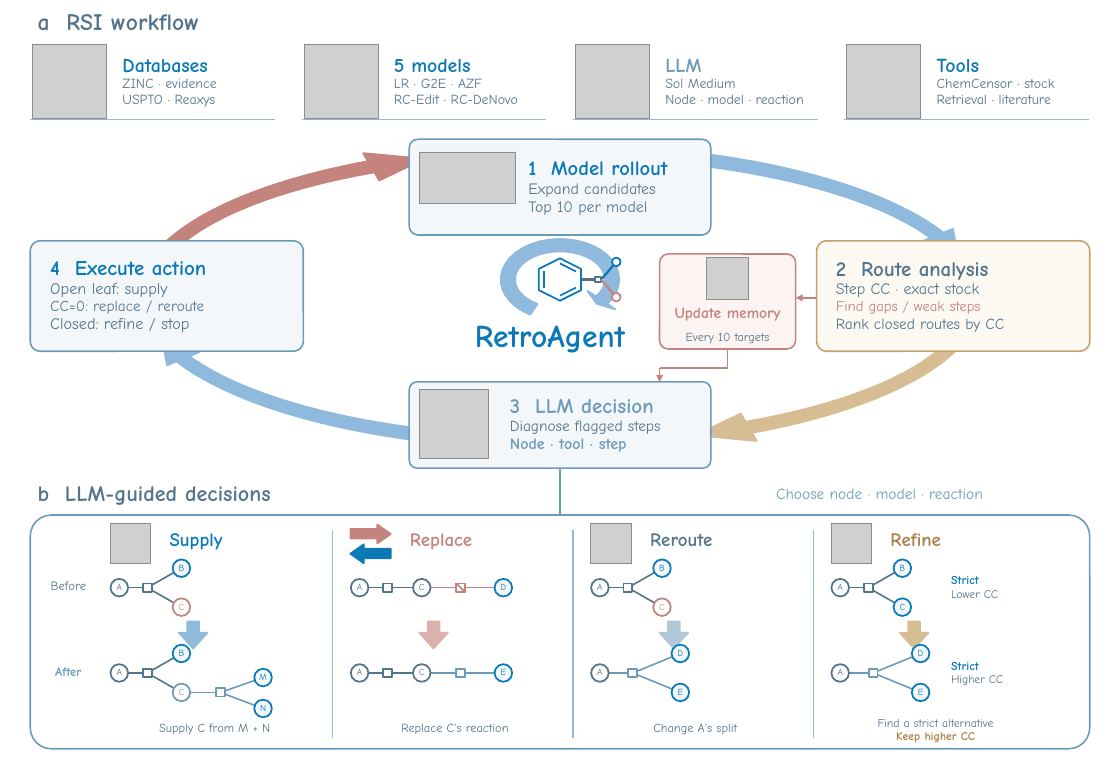
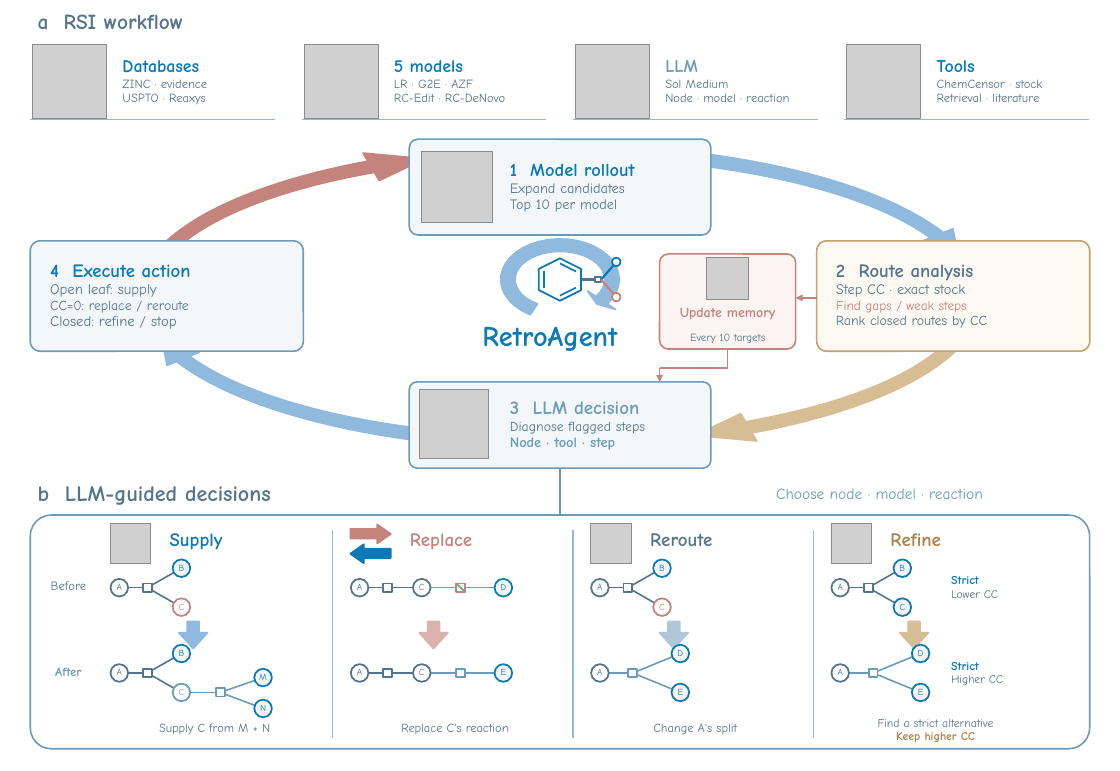
Before and after one commit to jiajunyu1999/retroagent, a slide deck: slide 1 of figures/RetroAgent_figures.pptx. Drawn at 1120x771 pixels with LibreOffice and Linux fonts; fonts in the diff are those of the drawing; grey boxes stand for pictures. Boxes give left, top, right and bottom in pixels: in the first picture for what was removed or moved away, otherwise in the second. Text is boxed around its words. In the diff, an @@ line names an element or a change of style, - is before the commit and + after.

Commit message:
Simplify Figure 1a typography and show specialist model expansion

```diff
--- a/figures/RetroAgent_figures.pptx
+++ b/figures/RetroAgent_figures.pptx
@@ text "a RSI workflow" at box(38, 14, 183, 29): size 20.2 to 18.2 pt; line spacing 21.3pt to 19.1pt @@
@@ text "Databases" at box(122, 60, 207, 105): size 17 to 15.3 pt in "Databases"; size 11.9 to 10.7 pt in "ZINC · evidence", "USPTO · Reaxys"; line spacing 17.8pt to 16pt; line spacing 12.5pt to 11.2pt @@
@@ text "5 models" at box(394, 60, 505, 102): size 17 to 15.3 pt in "5 models"; size 11.9 to 10.7 pt in "LR · G2E · AZF", "RC-Edit · RC-DeNovo"; line spacing 17.8pt to 16pt; line spacing 12.5pt to 11.2pt @@
@@ text "LLM" at box(665, 60, 789, 102): size 17 to 15.3 pt in "LLM"; size 11.9 to 10.7 pt; line spacing 17.8pt to 16pt; line spacing 12.5pt to 11.2pt @@
@@ text "Tools" at box(937, 60, 1042, 102): size 17 to 15.3 pt in "Tools"; size 11.9 to 10.7 pt in "ChemCensor · stock", "Retrieval · literature"; line spacing 17.8pt to 16pt; line spacing 12.5pt to 11.2pt @@
@@ text "1 Model rollout": place and size @@
-text "1 Model rollout" at box(528, 161, 667, 215)
+text "1 Model rollout" at box(510, 163, 635, 212)
@@ text "1 Model rollout" at box(510, 163, 635, 212): size 17.6 to 15.9 pt in "1 Model rollout"; size 13.6 to 12.2 pt in "Expand candidates", "Top 10 per model"; line spacing 18.5pt to 16.6pt; line spacing 14.2pt to 12.8pt @@
@@ picture: place and size @@
-picture at box(419, 152, 516, 203)
+picture at box(422, 151, 492, 222)
@@ text "4 Execute action" at box(50, 264, 191, 329): size 17.9 to 16.1 pt in "4 Execute action"; size 14 to 12.6 pt in "Open leaf: supply", "Closed: refine / stop"; size 13.1 to 11.8 pt in "CC=0: replace / reroute"; line spacing 18.8pt to 16.9pt; line spacing 14.7pt to 13.2pt; line spacing 13.7pt to 12.3pt @@
@@ text "2 Route analysis" at box(836, 264, 987, 328): size 17.9 to 16.1 pt in "2 Route analysis"; size 13.7 to 12.3 pt in "Step CC · exact stock"; size 12.7 to 11.4 pt in "Find gaps / weak steps"; size 13.2 to 11.9 pt in "Rank closed routes by CC"; line spacing 18.8pt to 16.9pt; line spacing 14.4pt to 12.9pt; line spacing 13.3pt to 11.9pt; line spacing 13.8pt to 12.4pt @@
@@ text "RetroAgent" at box(482, 326, 617, 351): size 27 to 24.3 pt; line spacing 28.4pt to 25.5pt @@
@@ text "Every 10 targets" at box(690, 333, 765, 343): size 10.4 to 9.4 pt; line spacing 11pt to 9.9pt @@
@@ text "Update memory" at box(680, 308, 775, 320): size 13.3 to 12 pt; line spacing 14pt to 12.6pt @@
@@ text "3 LLM decision" at box(510, 401, 645, 450): size 18 to 16.2 pt in "3 LLM decision"; size 13.2 to 11.9 pt in "Diagnose flagged steps"; size 13.7 to 12.3 pt in "Node · tool · step"; line spacing 18.9pt to 17pt; line spacing 13.8pt to 12.4pt; line spacing 14.4pt to 12.9pt @@
```
Also in this commit, not shown: 4 other files.
